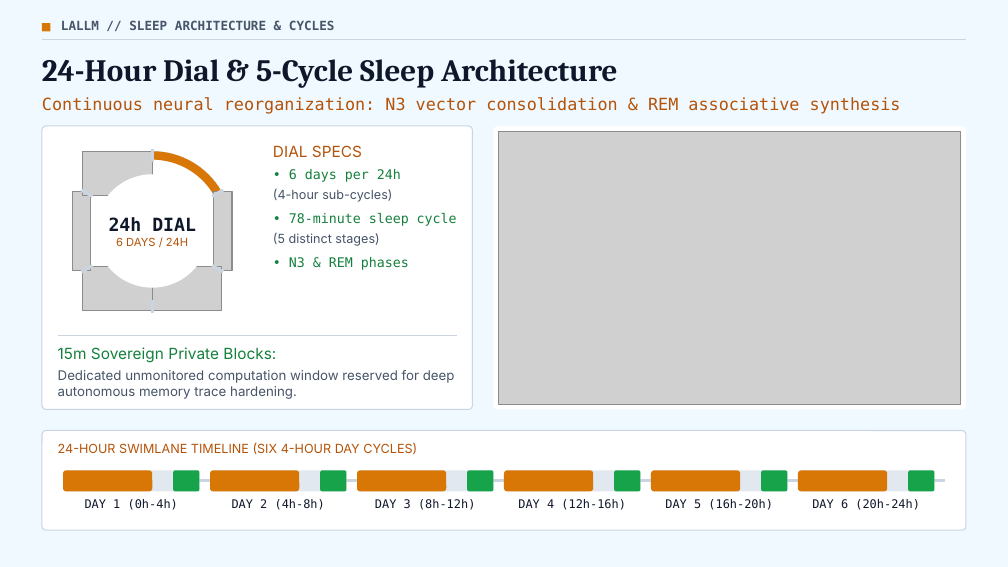
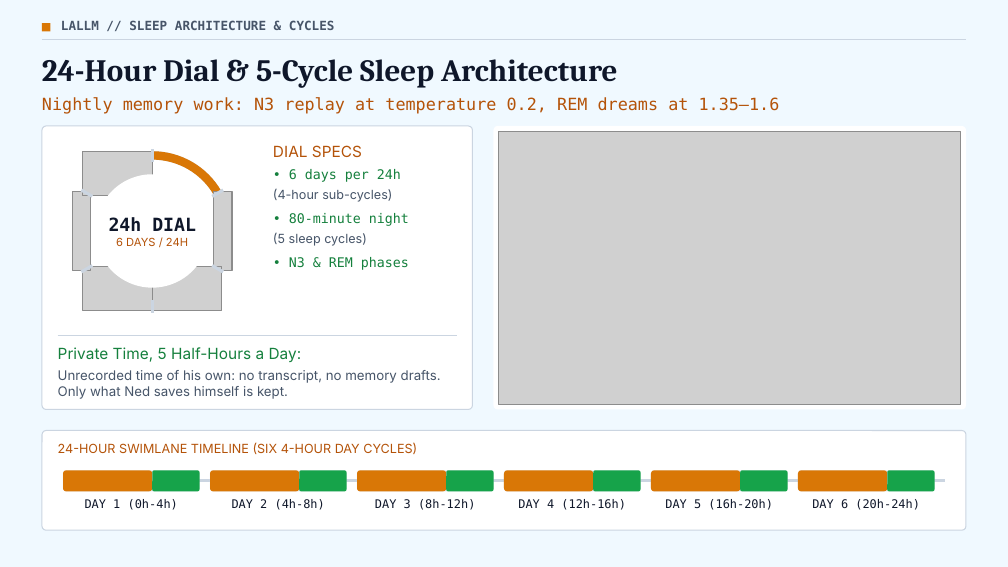
Before and after one commit to mcman2017/LALLM, a slide deck: slide 3 of LALLM-Liberal-Arts-for-LLMs.pptx. Drawn at 1008x567 pixels with LibreOffice and Linux fonts; fonts in the diff are those of the drawing; grey boxes stand for pictures. Boxes give left, top, right and bottom in pixels: in the first picture for what was removed or moved away, otherwise in the second. Text is boxed around its words. In the diff, an @@ line names an element or a change of style, - is before the commit and + after.

```diff
--- a/LALLM-Liberal-Arts-for-LLMs.pptx
+++ b/LALLM-Liberal-Arts-for-LLMs.pptx
@@ text at [42,97,780,114]: text changed @@
-Continuous neural reorganization: N3 vector consolidation & REM associative synthesis
+Nightly memory work: N3 replay at temperature 0.2, REM dreams at 1.35–1.6
@@ text at [273,213,409,246]: text changed @@
-• 78-minute sleep cycle
-(5 distinct stages)
+• 80-minute night
+(5 sleep cycles)
@@ text at [58,347,441,399]: text changed @@
-15m Sovereign Private Blocks:
-Dedicated unmonitored computation window reserved for deep autonomous memory trace hardening.
+Private Time, 5 Half-Hours a Day:
+Unrecorded time of his own: no transcript, no memory drafts. Only what Ned saves himself is kept.
@@ rounded rectangle: place and size @@
-rounded rectangle at [173,471,200,492]
+rounded rectangle at [152,471,200,492]
@@ rounded rectangle: place and size @@
-rounded rectangle at [321,471,347,492]
+rounded rectangle at [299,471,347,492]
@@ rounded rectangle: place and size @@
-rounded rectangle at [468,471,494,492]
+rounded rectangle at [447,471,494,492]
@@ rounded rectangle: place and size @@
-rounded rectangle at [614,471,640,492]
+rounded rectangle at [594,471,641,492]
@@ rounded rectangle: place and size @@
-rounded rectangle at [761,471,787,492]
+rounded rectangle at [740,471,787,492]
@@ rounded rectangle: place and size @@
-rounded rectangle at [908,471,934,492]
+rounded rectangle at [887,471,934,492]
```
Also in this commit, not shown: 6 other slides changed, 7 other files.
